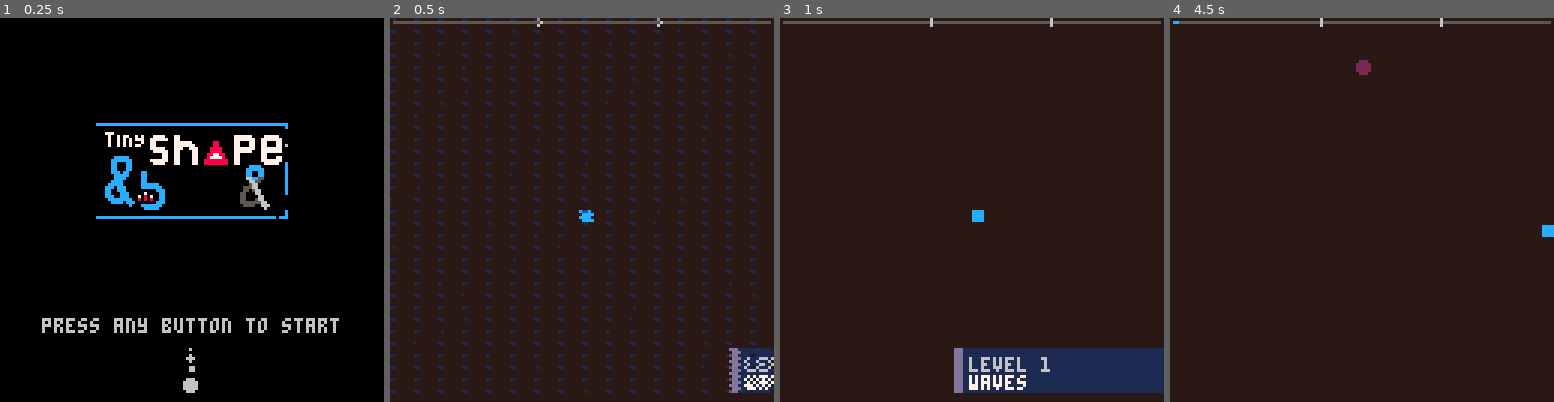
Above: before the commit, frames 1-4 (left to right).
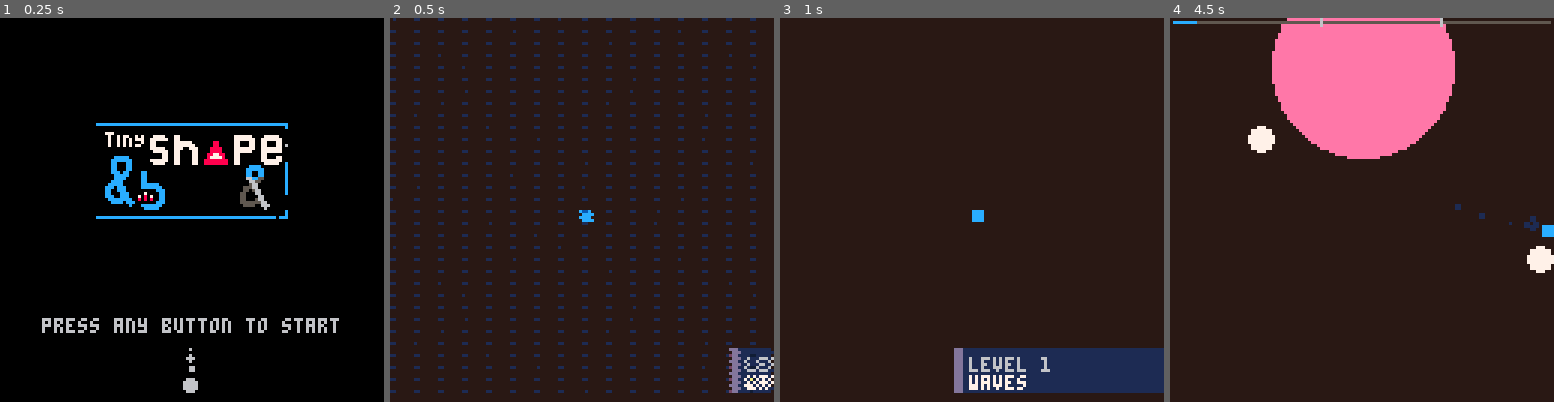
Above: after the commit, the same moments.

Repository: kastlev/tiny-shapes-and-beats
Game: PICO-8 cartridge tiny_beats_and_shapes.p8
Same seed, same stepped clock (60 frames per second), same inputs: the game is played once before the commit and once after it.
Inputs:
- Up to frame 1 (0.25 s): no input
- Up to frame 2 (0.5 s): tap X (X key) at 0.33 s
- Up to frame 3 (1 s): tap O (Z key) at 0.7 s
- Up to frame 4 (4.5 s): tap X (X key) at 1.07, 1.85, 2.97, 4.08 s; hold Right 1.6-2.1 s; tap O (Z key) every 0.4 s from 1.7 to 4.1 s; hold Up 2.15-2.42 s; hold Right 2.47-3.03 s; hold Left 3.08-3.58 s; hold Down 3.63-3.97 s; hold Right from 4.02 s (still down)

Frame 1 is identical in both runs. In frame 2, 0.8% of the frame differs, in the area x 0-100%, y 0-3%; in frame 3, 0.8%; in frame 4, 15%, in the area x 2-100%, y 0-67%.

Commit message:
improve game feel

Diff:
--- a/src/common/camera.lua
+++ b/src/common/camera.lua
@@ -1,7 +1,8 @@
 
 
-CAM_TRAUMA_DECAY   = 0.06 -- frames
-CAM_MAX_OFFSET     = 4 -- pixels
+CAM_TRAUMA_DECAY, CAM_MAX_OFFSET =
+0.06, -- frames
+4 -- pixels
 
 function camera_init()
   cam_trauma, cam_x, cam_y = 0, 0, 0
--- a/src/common/particles.lua
+++ b/src/common/particles.lua
@@ -2,51 +2,91 @@
     ps = {}
 end
 
-function spawn_particle(x, y, cfg)
-    cfg = cfg or {
-        cols = { 7 },
-        min_vel = 0.5,
-        max_vel = 1.5,
-        min_life = 10,
-        max_life = 20,
-        gravity = 0
-    }
+function spawn_particle(x, y, cfg, gx_ov, gy_ov)
+    cfg = cfg or {}
 
+    cfg._tick = ((cfg._tick or -1) + 1) % (cfg.rate or 1)
+    if cfg._tick != 0 then return end
+
+    local min_vel = cfg.min_vel or 0.5
+    local max_vel = cfg.max_vel or 1.5
     local a = rnd()
-    local f = rnd(cfg.max_vel - cfg.min_vel) + cfg.min_vel
+    local f = min_vel + rnd(max_vel - min_vel)
 
-    local part = {
+    local min_s = cfg.min_size or 0
+    local max_s = cfg.max_size or min_s
+    local size = cfg.shrink and max_s or (min_s + rnd(max_s - min_s))
+
+    local cols = cfg.cols or { 7 }
+
+    add(ps, {
         x = x, y = y,
         vx = cos(a) * f,
         vy = sin(a) * f,
-        life = rndb(cfg.min_life, cfg.max_life),
+        life = rndb(cfg.min_life or 10, cfg.max_life or 20),
         age = 0,
-        col = cfg.cols[1],
-        cols = cfg.cols,
-        gravity = cfg.gravity
-    }
-    add(ps, part)
+        col = cols[1],
+        cols = cols,
+        gx = gx_ov or cfg.gx or 0,
+        gy = gy_ov or cfg.gy or 0,
+        size = size,
+        size_max = max_s,
+        size_min = min_s,
+        shrink = cfg.shrink or false,
+        square = cfg.square or false,
+        trail  = cfg.trail  or false,
+        tag    = cfg.tag,
+        age_mult = 1
+    })
 end
 
-function update_particle(p)
-    p.vy += p.gravity
-    p.x += p.vx
-    p.y += p.vy
-    p.age += 1
+function update_particle(pt)
+    pt.vx += pt.gx
+    pt.vy += pt.gy
+    pt.x  += pt.vx
+    pt.y  += pt.vy
+    pt.age += pt.age_mult
 
-    if p.age >= p.life then
-        del(ps, p)
+    if pt.age >= pt.life then
+        del(ps, pt)
         return
     end
 
-    local t = p.age / p.life
-    local i = flr(t * #p.cols) + 1
-    i = mid(1, i, #p.cols)
-    p.col = p.cols[i]
+    local t = pt.age / pt.life
+
+    if pt.shrink then
+        -- (1-t): 1 cuando nace (grande), 0 cuando muere (pequeño)
+        pt.size = pt.size_min + (pt.size_max - pt.size_min) * (1 - t)
+    end
+
+    local i = mid(1, flr(t * #pt.cols) + 1, #pt.cols)
+    pt.col = pt.cols[i]
 end
 
-function draw_particle(p)
-    local ox = p.x - p.vx
-    local oy = p.y - p.vy
-    line(ox, oy, p.x, p.y, p.col)
+function draw_particle(pt)
+    local fx, fy = flr(pt.x), flr(pt.y)
+
+    if pt.trail then
+        line(flr(pt.x - pt.vx), flr(pt.y - pt.vy), fx, fy, pt.col)
+    elseif pt.size <= 0 then
+        pset(fx, fy, pt.col)
+    elseif pt.square then
+        local lo = flr(pt.size / 2)
+        local hi = flr((pt.size + 1) / 2) - 1
+        rectfill(fx - lo, fy - lo, fx + hi, fy + hi, pt.col)
+    else
+        circfill(fx, fy, pt.size, pt.col)
+    end
 end
+
+-- acorta la vida restante de particulas con ese tag.
+-- llamar cuando el emisor para: las existentes desaparecen
+-- en max `remaining` frames en vez de su vida original.
+function expire_particles(tag, remaining)
+    remaining = remaining or 8
+    for pt in all(ps) do
+        if pt.tag == tag then
+            pt.life = min(pt.life, pt.age + remaining)
+        end
+    end
+end
--- a/src/common/screen_flash.lua
+++ b/src/common/screen_flash.lua
@@ -6,11 +6,6 @@
 	screen_flash_cfg = nil
 end
 
--- cfg = {
---   frames   = duracion del flash,
---   colors   = colores a redirigir (default: todos 0..15),
---   bg_steps = { {elapsed, color}, ... } ascendente (opcional)
--- }
 function trigger_screen_flash(cfg)
 	screen_flash_timer = cfg.frames
 	screen_flash_timer_max = cfg.frames
--- a/src/constants.lua
+++ b/src/constants.lua
@@ -1,8 +1,5 @@
 BTN_LEFT,BTN_RIGHT,BTN_UP,BTN_DOWN,BTN_O,BTN_X=
 0,1,2,3,4,5
-
-SFX_DASH,SFX_HIT,SFX_CHECKPOINT,SFX_ORB=
-0,1,2,3
 
 E_CIRCLE,E_SQUARE,E_LINE,E_LINE_BI,E_CROSS,E_BULLET=
 "circle","square","line","line_bi","cross","bullet"
@@ -61,6 +58,6 @@
 DEFAULT_EMITTER_SIZE,
 DEFAULT_EMITTER_DURATION,
 DEFAULT_EMITTER_HOLD=
-6, -- size
+4, -- size
 30, -- duration
 20 -- hold
--- a/src/effects.lua
+++ b/src/effects.lua
@@ -21,24 +21,29 @@
 }
 
 local _trail_cfg = {
-    cols = { C_BLUE, C_LAVENDER, C_DARK_GRAY },
-    min_vel = 0.2,
-    max_vel = 0.8,
-    min_life = 5,
-    max_life = 10,
-    gravity = 0.0
+    cols = { C_DARK_BLUE },
+    min_vel = 0.1,
+    max_vel = 0.3,
+    min_life = 6,
+    max_life = 100,
+    min_size = 1,
+    max_size = 3,
+    square = true,
+    rate = 2,
+    shrink = true,
+    tag = "trail"
 }
 
 function trigger_hit_effect()
-	trigger_hitstop()
-	add_trauma(1)
-	trigger_screen_flash(_hit_flash_cfg)
-	sfx(1)
-	spawn_hit_particles(p.x + p.w / 2, p.y + p.h / 2)
+    trigger_hitstop()
+    add_trauma(1)
+    trigger_screen_flash(_hit_flash_cfg)
+    sfx(1)
+    spawn_hit_particles(p.x + p.w / 2, p.y + p.h / 2)
 end
 
 function draw_screen_fx()
-	bg_color = apply_screen_flash(BG_COLOR_DEFAULT, { BG_COLOR_DEFAULT })
+    bg_color = apply_screen_flash(bg_color_base, { bg_color_base})
 end
 
 function spawn_hit_particles(x, y, n)
@@ -48,6 +53,6 @@
     end
 end
 
-function spawn_trail_particle(x, y)
-    spawn_particle(x, y, _trail_cfg)
+function spawn_trail_particle(x, y, gx, gy)
+    spawn_particle(x, y, _trail_cfg, gx, gy)
 end
--- a/src/hud.lua
+++ b/src/hud.lua
@@ -2,10 +2,10 @@
 HUD_X = 1
 HUD_Y = 1
 HUD_W = 125
-
+progress_bar_drawing = false
 level_total_frames = 0
 level_progress_frame = 0
-last_respawn_frame = 0 -- { frac, hit }
+last_respawn_frame = 0
 hud_level_complete = false
 
 level_runtime_frames = 0
@@ -13,20 +13,27 @@
 
 -- ---- checkpoint lines
 checkpoints = {}
-active_checkpoint_markers = {} -- { x, frac }
+active_checkpoint_markers = {}
 checkpoint_marker_speed = 1.5
 
 -- ---- intro card
 CARD_W = 72
 CARD_H = 14
-CARD_DISPLAY_TIME = 20
+CARD_DISPLAY_TIME = 30
+CARD_REVEAL_FRAC = 1 -- que fraccion del hold debe pasar antes de "in_game"
 CART_SPEED_IN = 0.2
-CART_SPEED_OUT = 0.09
-card_song = "no title" -- ??
+CART_SPEED_OUT = 0.07
+card_song = "no title"
 level_name = "level 1"
 level_card_state = "idle"
 card_timer = 0
-level_card_position_x = 200 -- ??
+level_card_position_x = 200
+
+-- ---- estado in_game ----
+-- true desde la mitad del hold de la carta en adelante:
+-- progress bar y enemigos ya arrancan, aunque la carta siga
+-- visible deslizandose hacia afuera
+level_started = false
 
 -- ---- goal orb ----
 ORB_R = 5
@@ -43,9 +50,15 @@
     checkpoints = {}
     last_respawn_frame = 0
     active_checkpoint_markers = {}
+    bg_color_base = BG_COLOR_DEFAULT
+    level_started = false
 
     for _, f in pairs(checkpoint_list or {}) do
-        add(checkpoints, { frac = f, hit = false })
+        if type(f) == "table" then
+            add(checkpoints, { frac = f[1], color = f[2], hit = false })
+        else
+            add(checkpoints, { frac = f, color = nil, hit = false })
+        end
     end
 
     card_song = song or "no title"
@@ -60,17 +73,20 @@
     hud_level_complete = true
 end
 
+function level_is_started()
+    return level_started
+end
+
 function update_hud()
-    if card_done() then
+    if level_started then
         if level_progress_frame < level_total_frames - 1 then level_progress_frame += 1 end
     end
 
-    -- spawn lines checkpoints
     local frac = level_progress_frame / level_total_frames
     for ck in all(checkpoints) do
         if not ck.hit and frac >= ck.frac then
             ck.hit = true
-            add(active_checkpoint_markers, { x = 130, frac = ck.frac })
+            add(active_checkpoint_markers, { x = 130, frac = ck.frac, color = ck.color })
         end
     end
 
@@ -79,8 +95,10 @@
 
         if c.x >= p.x - 1 and c.x <= p.x + p.w + 1 then
             last_respawn_frame = level_progress_frame
-            sfx(2) -- ??
-            -- ??
+            if c.color then
+                bg_color_base = c.color
+            end
+            sfx(2)
             del(active_checkpoint_markers, c)
         elseif c.x < -2 then
             del(active_checkpoint_markers, c)
@@ -89,7 +107,6 @@
 
     _card_update()
 
-    -- orb
     if orb and not orb.collected then
         orb.pulse += 0.06
         orb.x += orb.vx
@@ -110,7 +127,7 @@
         if dx * dx + dy * dy < ORB_HR * ORB_HR then
             orb.collected = true
             _spawn_wave(orb.x, orb.y)
-            sfx(3) -- ??
+            sfx(3)
         end
     end
 
@@ -121,24 +138,33 @@
 end
 
 function draw_hud()
-    -- bar
-    line(HUD_X, HUD_Y, HUD_X + HUD_W, HUD_Y, C_DARK_GRAY)
-
-    -- progress bar
-    local frac = min(1, level_progress_frame / level_total_frames)
-    local fill_x = HUD_X + flr(frac * HUD_W)
-    if fill_x > HUD_X then
-        line(HUD_X, HUD_Y, fill_x, HUD_Y, C_BLUE)
-    end
-
-    -- checkpoints
-    for ck in all(checkpoints) do
-        local tx = HUD_X + flr(ck.frac * HUD_W)
-        local tc = ck.hit and C_WHITE or C_LIGHT_GRAY
-        line(tx, HUD_Y - 1, tx, HUD_Y + 1, tc)
-    end
-
-    -- line checkpoint
+    if level_started then
+        if progress_bar_drawing != true then
+            local frac = level_progress_frame / 25
+            local fill_x = HUD_X + flr(frac * HUD_W)
+            line(HUD_X, HUD_Y, fill_x, HUD_Y, C_DARK_GRAY)
+            if fill_x == HUD_X + HUD_W then
+                progress_bar_drawing = true
+            end
+        else
+            line(HUD_X, HUD_Y, HUD_X + HUD_W, HUD_Y, C_DARK_GRAY)
+        end
+
+
+        local frac = min(1, level_progress_frame / level_total_frames)
+        local fill_x = HUD_X + flr(frac * HUD_W)
+        if fill_x > HUD_X and level_started then
+            line(HUD_X, HUD_Y, fill_x, HUD_Y, C_BLUE)
+        end
+        if progress_bar_drawing then
+        for ck in all(checkpoints) do
+            local tx = HUD_X + flr(ck.frac * HUD_W)
+            local tc = ck.hit and C_WHITE or C_LIGHT_GRAY
+            line(tx, HUD_Y - 1, tx, HUD_Y + 1, tc)
+        end
+    end
+    end
+
     for c in all(active_checkpoint_markers) do
         local lx = flr(c.x)
         if lx >= 0 and lx <= 127 then
@@ -161,7 +187,6 @@
     if orb and not orb.collected then
         local r = ORB_R + sin(orb.pulse) * 1.5
         local r2 = max(1, r - 2)
-        -- todo
         circfill(flr(orb.x), flr(orb.y), flr(r2), C_YELLOW)
         circ(flr(orb.x), flr(orb.y), flr(r), C_WHITE)
         for i = 0, 3 do
@@ -206,7 +231,7 @@
         return
     end
 
-    local target_x = 128 - CARD_W - 0 -- ??
+    local target_x = 128 - CARD_W - 0
 
     if level_card_state == "in" then
         level_card_position_x += (target_x - level_card_position_x) * CART_SPEED_IN
@@ -219,10 +244,15 @@
                 card_timer = CARD_DISPLAY_TIME
             else
                 level_card_state = "out"
+                level_started = true -- sin hold, arranca de una
             end
         end
     elseif level_card_state == "hold" then
         card_timer -= 1
+
+        if not level_started and card_timer <= CARD_DISPLAY_TIME * (1 - CARD_REVEAL_FRAC) then
+            level_started = true
+        end
 
         if card_timer <= 0 then
             level_card_state = "out"
@@ -237,7 +267,7 @@
     end
 end
 
-function _spawn_wave(cx, cy) -- ??
+function _spawn_wave(cx, cy)
     waves = {}
     for i = 1, 6 do
         add(
--- a/src/levels.lua
+++ b/src/levels.lua
@@ -5,7 +5,7 @@
 function level_1()
   level_setup {
     name = "level 1", song = "waves",
-    total_frames = 1142, checkpoints = { 0.4, 0.72 }
+    total_frames = 1142, checkpoints = { {0.4, C_DARK_PINK}, {0.72, C_LAVENDER} }
   }
   wait_for_card()
 
@@ -82,7 +82,7 @@
 function level_2()
   level_setup {
     name = "level 2", song = "flux",
-    total_frames = 2100, checkpoints = { 0.25, 0.52, 0.78 }
+    total_frames = 2100, checkpoints = {0.25, 0.52, 0.78 }
   }
   wait_for_card()
 
--- a/src/main.lua
+++ b/src/main.lua
@@ -10,6 +10,7 @@
 title_scale = 1
 
 function _init()
+	bg_color_base = BG_COLOR_DEFAULT  -- checkpoints pueden cambiar esto
 	_update = menu_update
 	_draw = menu_draw
 	hitstop_init()
@@ -17,8 +18,6 @@
 	screen_flash_init()
 	particle_init()
 	player_init()
-
-	bg_color = BG_COLOR_DEFAULT
 end
 
 function menu_update()
@@ -91,12 +90,12 @@
 
 	cls(bg_color)
 
-	draw_enemies()
-	draw_player()
-
 	for part in all(ps) do
 		draw_particle(part)
 	end
+
+	draw_enemies()
+	draw_player()
 
 	camera_clear_offset()
 	draw_hud()
--- a/src/patterns.lua
+++ b/src/patterns.lua
@@ -102,7 +102,7 @@
 function wait_for_card()
   if _try_skip(0) then return end
 
-  while not card_done() do
+  while not level_started do
     yield()
   end
 end
--- a/src/player.lua
+++ b/src/player.lua
@@ -47,6 +47,7 @@
 		--  timers
 		hit_iframes_timer = 0,
 		hit_iframes_timer_max = 40,
+		trail_active = false
 	}
 end
 
@@ -100,7 +101,7 @@
 
 		--  if we have a direction, start the dash
 		if ix != 0 or iy != 0 then
-			sfx(0)
+			sfx(0) -- dash sound
 			local len = sqrt(ix * ix + iy * iy)
 
 			p.dash_dir_x = ix / len
@@ -192,6 +193,23 @@
 function draw_player()
 	p.flip_x = p.dx < 0
 	p.flip_y = p.dy < 0
+	local spd = sqrt(p.dx * p.dx + p.dy * p.dy)
+	if spd > 0.6 then
+		local nx = p.dx / spd
+		local ny = p.dy / spd
+		local cx = p.x + p.w / 2
+		local cy = p.y + p.h / 2
+
+		spawn_trail_particle(
+			cx - nx * 3,
+			cy - ny * 3
+		)
+		p.trail_active = true
+	end
+	if p.trail_active and p.input_x == 0 and p.input_y == 0 then
+			expire_particles("trail", 8)
+			p.trail_active = false
+	end
 
 	local is_diagonal = p.input_x != 0 and p.input_y != 0
 
Not shown, added: debug.txt
